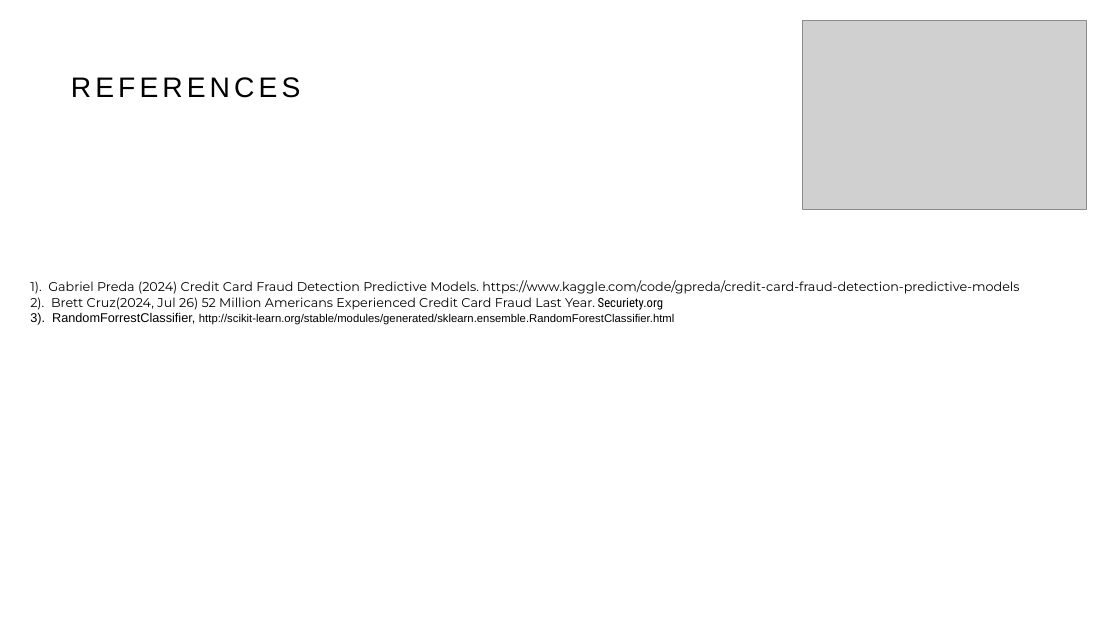
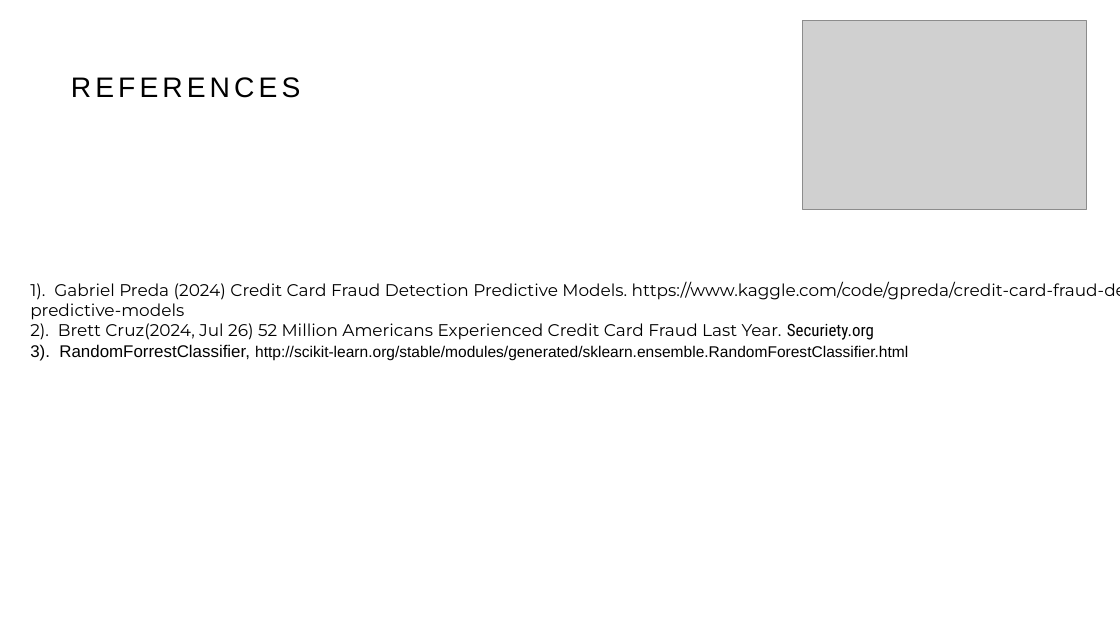
Before and after one commit to ifonseca69/project_2, a slide deck: slide 13 of Simmons/slide deck2.odp. Drawn at 1120x630 pixels with LibreOffice and Linux fonts; fonts in the diff are those of the drawing; grey boxes stand for pictures. Boxes give left, top, right and bottom in pixels: in the first picture for what was removed or moved away, otherwise in the second. Text is boxed around its words. In the diff, an @@ line names an element or a change of style, - is before the commit and + after.

```diff
--- a/Simmons/slide deck2.odp
+++ b/Simmons/slide deck2.odp
@@ text "1). Gabriel Preda (2024) Credit ..." at (30,281,1120,361): size 9 to 12 pt in "1). Gabriel Preda (2024) Credit Card Fraud ...", "2). Brett Cruz(2024, Jul 26) 52 Million ...", "3). RandomForrestClassifier,"; size 8 to 11 pt in "http://scikit-learn.org/stable/modules/generated/sklearn.ens ..." @@
```
Also in this commit, not shown: 7 other slides changed, 2 other files.
